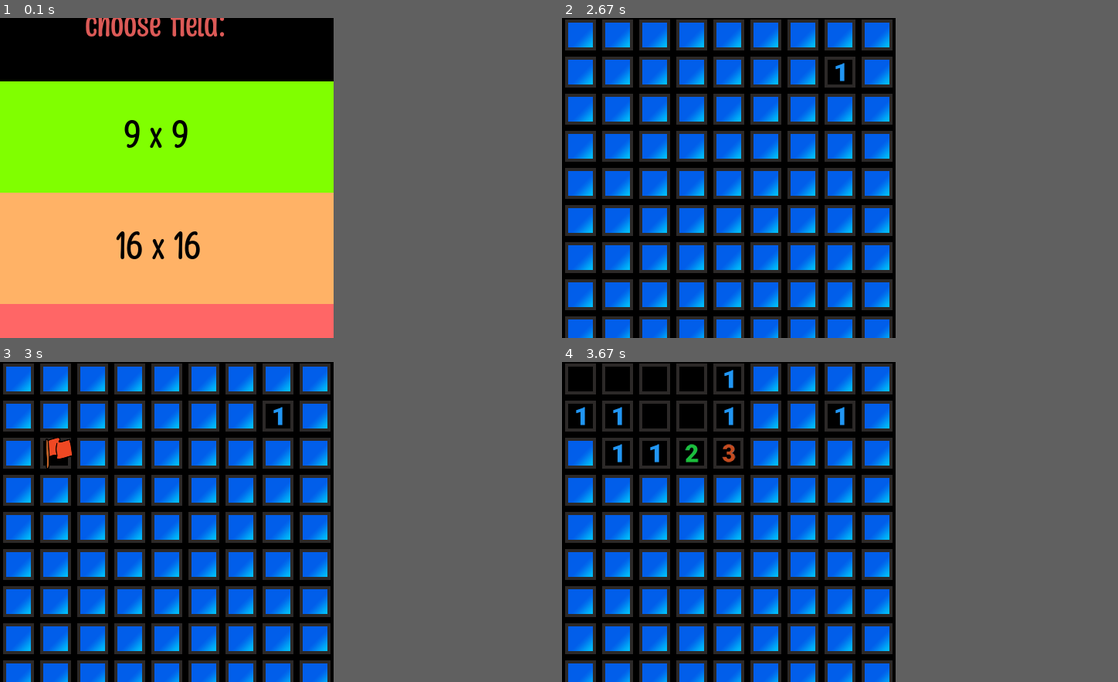
Above: before the commit, frames 1-4 (two rows, left to right).
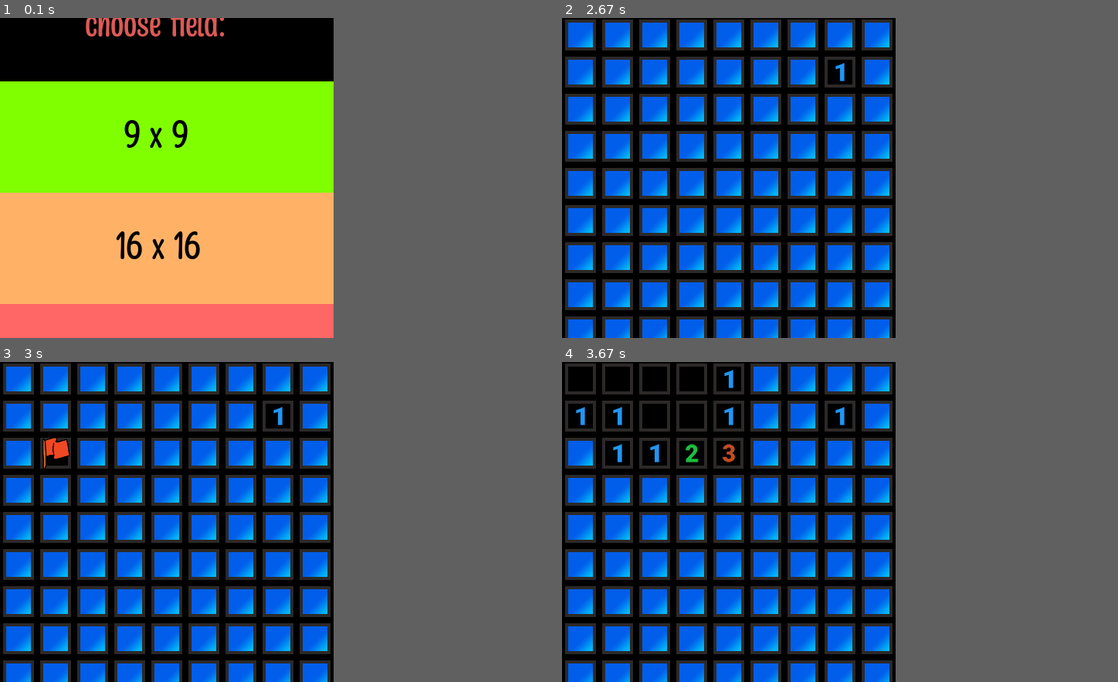
Above: after the commit, the same moments.

Repository: Nikomah/Minesweeper-pygame
Game: pygame game, started from main.py
Two runs of this game, one before a commit and one after it. Both use one fixed random seed, a clock stepped at 60 frames per second and the inputs below.
Inputs (mouse positions are % of the whole screen's width and height, from its top left):
- Up to frame 1 (0.1 s): no input
- Up to frame 2 (2.67 s): press the mouse at (15, 61) at 0.37 s; move the mouse to (16, 52) at 0.47 s; release the mouse at (16, 43) at 0.6 s; press the mouse at (52, 80) at 0.7 s; move the mouse to (38, 63) at 0.8 s; release the mouse at (24, 46) at 0.93 s; click (28, 61) at 1.62 s; press the mouse at (15, 61) at 1.93 s; move the mouse to (10, 42) at 2.03 s; release the mouse at (4, 23) at 2.17 s; press the mouse at (12, 57) at 2.27 s; move the mouse to (18, 36) at 2.37 s; release the mouse at (25, 15) at 2.5 s; right-click (6, 23) at 2.62 s
- Up to frame 3 (3 s): press the mouse at (15, 16) at 2.93 s
- Up to frame 4 (3.67 s): move the mouse to (15, 19) at 3.03 s; release the mouse at (15, 23) at 3.17 s; press the mouse at (5, 51) at 3.27 s; move the mouse to (4, 29) at 3.37 s; release the mouse at (4, 8) at 3.5 s; press the mouse at (5, 57) at 3.6 s
The pictures show only the part of the screen within x 0-50%, y 7-57%; the shares and areas given below are measured in that part.

Frames 1-2 are identical in both runs. In frame 3, 0.2% of the frame differs, in the area x 7-13%, y 23-34%; in frame 4, nothing differs.

Commit message:
Теперь поставленный флаг можно отменить средней кнопкой мыши. Отредактировано изображение флага, чтобы не торчал из под ячейки.
Signed-off-by: Nikomah <d.nikomah@yandex.ru>

Diff:
--- a/game.py
+++ b/game.py
@@ -31,6 +31,7 @@
     time_s = 0
 
     count = None
+    fake_count = None
 
     file_name = ''
 
@@ -160,13 +161,15 @@
         flag = Flag()
         for cell in all_cells:
             if cell.rect.collidepoint(x, y):
+                if self.fake_count != 0:
+                    self.fake_count -= 1
                 flag.rect.topleft = cell.rect.topleft
                 self.field.blit(none, cell.rect)
                 self.field.blit(flag.image, cell.rect.topleft)
                 if pygame.sprite.spritecollideany(cell, all_mines):
                     pygame.sprite.spritecollideany(cell, all_mines).kill()
-                cell.kill()
-                self.count -= 1
+                    self.count -= 1
+                break
 
     def run_game(self):
         time_millis = False
@@ -177,7 +180,7 @@
         self.set_nearby_mines()
         self.draw_start_field()
         self.count = len(all_mines.sprites())
-        fake_count = self.mine_number
+        self.fake_count = self.mine_number
         for cell in all_cells:
             if not pygame.sprite.spritecollideany(cell, all_digits):
                 if not pygame.sprite.spritecollideany(cell, all_mines):
@@ -185,7 +188,7 @@
         while game:
             pygame.draw.rect(self.field, (44, 41, 40), (0, 0, self.field_width, 60))
             self.field.blit(bomb, (30, 8))
-            self.print_text(f': {fake_count}', 100, 15, (200, 40, 40),
+            self.print_text(f': {self.fake_count}', 100, 15, (200, 40, 40),
                             font_type='fonts/MangabeyRegular-rgqVO.otf', font_size=50)
             self.display_time(self.time_s, self.time_m)
             if self.count == 0:
@@ -200,18 +203,16 @@
                     x, y = event.pos
 
                     if event.button == 3:
-                        flag = Flag()
+                        self.draw_flag(x, y)
+
+                    elif event.button == 2:
                         for flag in all_flags:
                             if flag.rect.collidepoint(x, y):
                                 cell = Cell()
                                 cell.rect.topleft = flag.rect.topleft
                                 self.field.blit(cell.image, cell.rect)
-                                cell.kill()
-                            else:
-                                self.draw_flag(x, y)
-                        flag.kill()
-                        if fake_count != 0:
-                            fake_count -= 1
+                                flag.kill()
+                                self.fake_count += 1
 
                     elif event.button == 1:
                         for mine in all_mines:
@@ -257,6 +258,7 @@
         pygame.display.flip()
         all_cells.empty()
         all_digits.empty()
+        all_flags.empty()
         none_cell.empty()
         self.y_mine_list.clear()
         self.x_mine_list.clear()
--- a/save.py
+++ /dev/null
@@ -1,3 +0,0 @@
-import shelve
-
-file = shelve.open('data') # TODO
Binary file changed: images/flag.png
